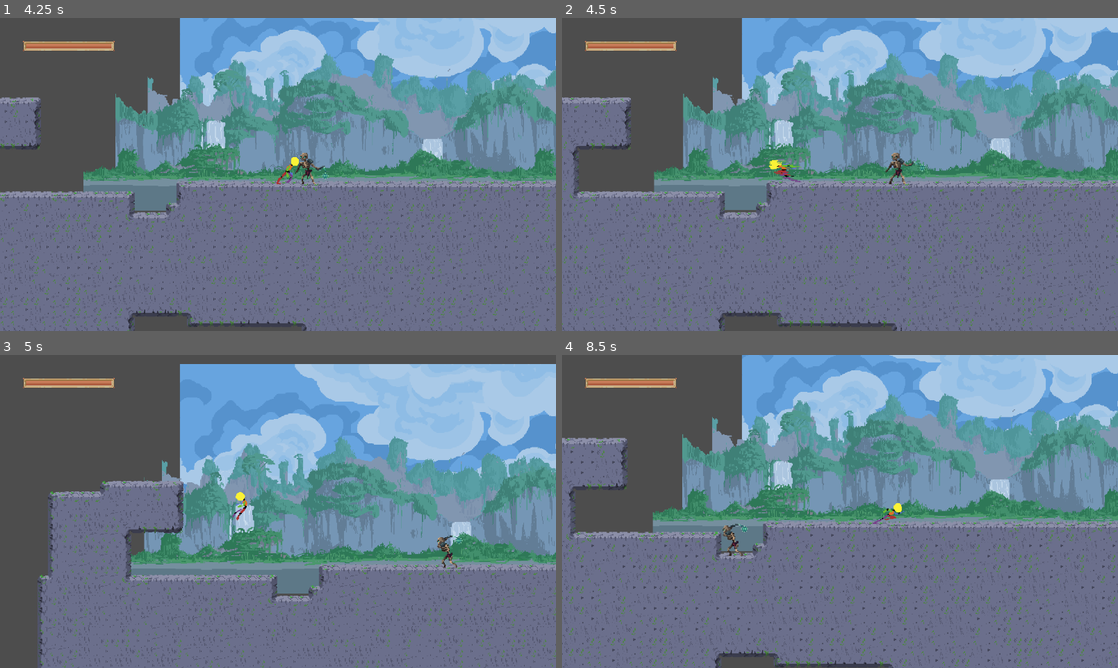
Above: before the commit, frames 1-4 (two rows, left to right).
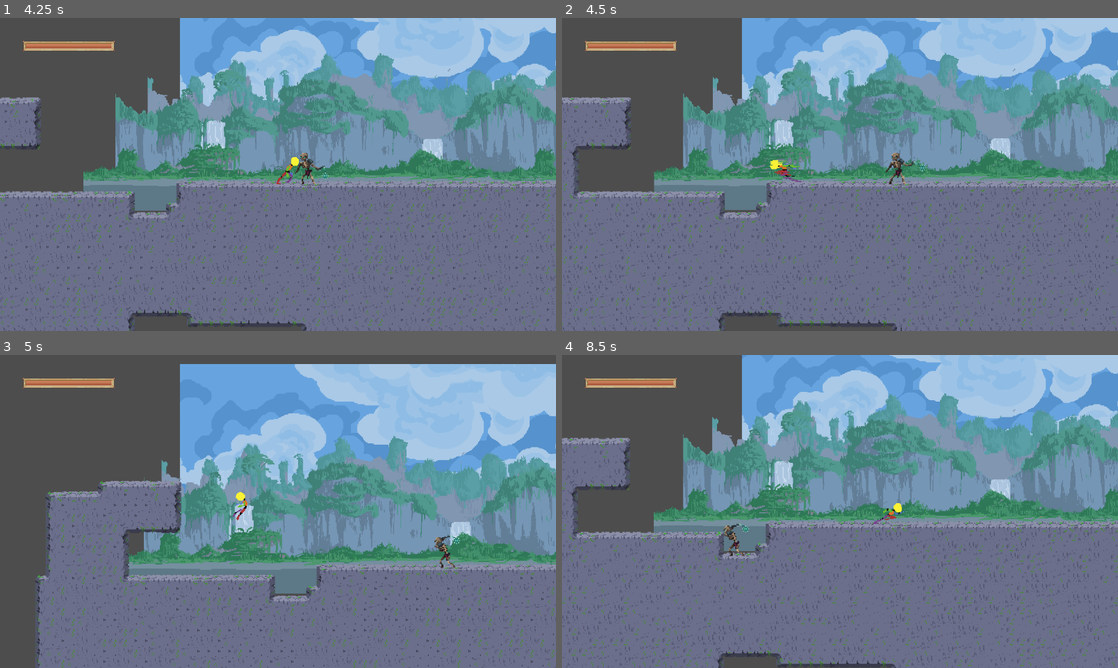
Above: after the commit, the same moments.

Repository: FaroukJGRNT/Shattered-Eternity
Game: Godot game, scene res://scenes/level.tscn
The game is run twice, just before and just after one commit, with the same random seed, the same clock (stepped at 60 frames per second) and the same inputs. The engine's default icon, where the game draws it, is replaced by a stand-in: a white triangle on a blue panel in a dark square.
Inputs:
- Up to frame 1 (4.25 s): tap Enter (attack) at 0.5, 0.6, 2.1, 3.6 s; hold Right (right) 0.53-2.03 s; tap Space (jump) at 0.77, 1.52, 3.02, 3.77 s; tap D (dash) at 1.35, 2.85 s; hold Left (left) 2.03-2.78 s; hold Right (right) from 2.78 s (still down)
- Up to frame 2 (4.5 s): release Right (right) at 4.28 s; hold Left (left) from 4.28 s (still down); tap D (dash) at 4.35 s
- Up to frame 3 (5 s): keep holding Left (left); tap Space (jump) at 4.52 s
- Up to frame 4 (8.5 s): release Left (left) at 5.03 s; hold Right (right) 5.03-5.78 s; tap Enter (attack) at 5.1, 6.6, 8.1 s; hold Left (left) 5.78-7.28 s; tap D (dash) at 5.85, 7.35 s; tap Space (jump) at 6.02, 6.77, 7.52 s; hold Right (right) from 7.28 s (still down)

Frame 1 is identical in both runs. In frame 2, less than 0.1% of the frame differs, in the area x 37-44%, y 45-53%; in frame 3, 6.6%; in frame 4, 8.9%, in the area x 0-100%, y 12-100%.

Commit message:
fix: Made some last improvements on the dash

Diff:
--- a/scenes/player.tscn
+++ b/scenes/player.tscn
@@ -275,7 +275,7 @@
 }],
 "loop": false,
 "name": &"slide",
-"speed": 10.0
+"speed": 12.0
 }]
 
 [sub_resource type="CapsuleShape2D" id="CapsuleShape2D_gl8cc"]
--- a/scripts/player.gd
+++ b/scripts/player.gd
@@ -38,7 +38,7 @@
 	if abs(position.x - slide_start) < SLIDE_DIST:
 		velocity.x = slide_direction * SLIDE_SPEED
 	else:
-		velocity.x = slide_direction * SLIDE_SPEED / 4
+		velocity.x = slide_direction * SLIDE_SPEED / 5
 
 	if Input.is_action_just_pressed("jump"):
 		print("Slide Jump!")
Not shown: 1 places in scenes/player.tscn that only renumber resources
